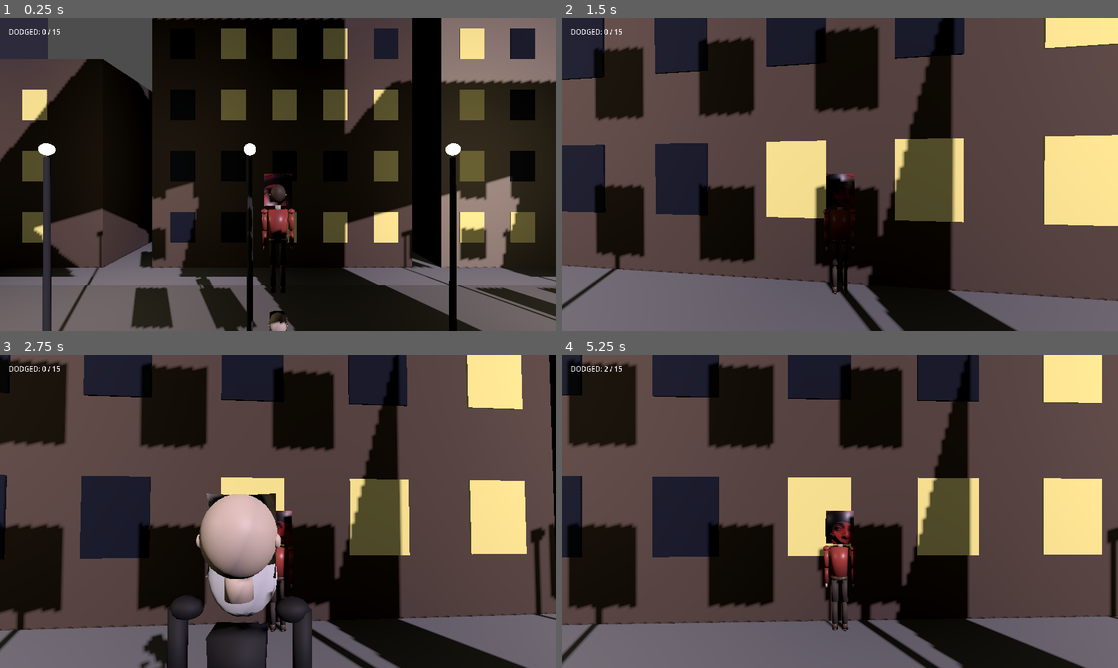
Above: before the commit, frames 1-4 (two rows, left to right).
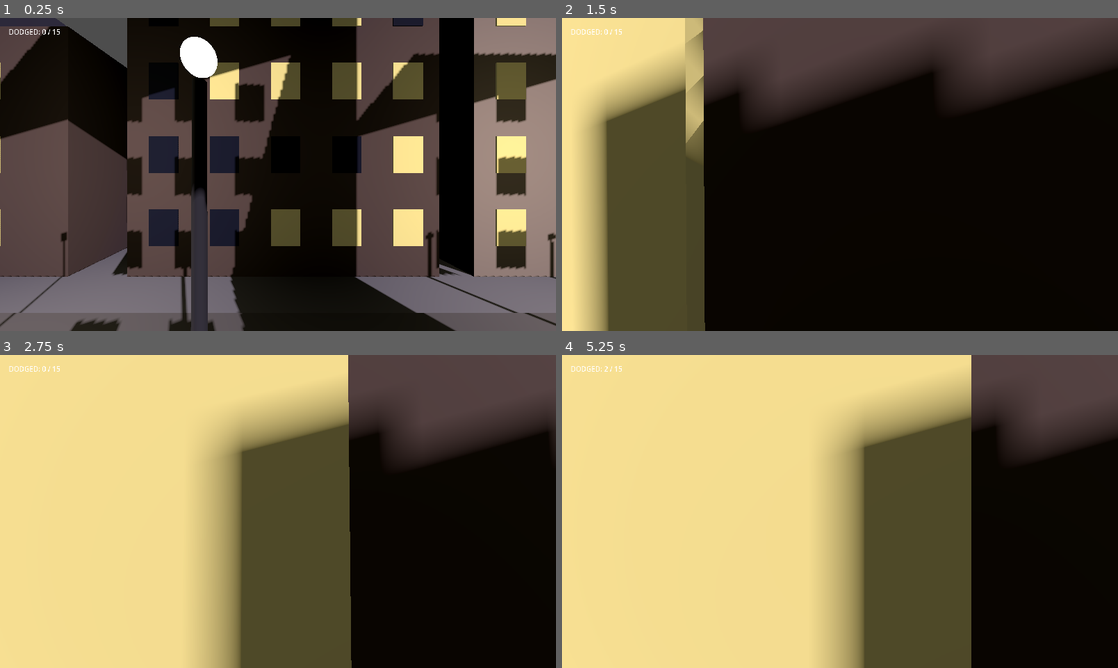
Above: after the commit, the same moments.

Repository: yuribeats/kid
Game: Godot game, scene res://scenes/main/main.tscn
Two runs of this game, one before a commit and one after it. Both use one fixed random seed, a clock stepped at 60 frames per second and the inputs below.
Inputs (mouse positions are in pixels of both pictures, inside the frame that each line leads up to):
- Up to frame 1 (0.25 s): no input
- Up to frame 2 (1.5 s): move the mouse to (867, 174) at 0.52 s; hold W (move_forward) from 0.53 s (still down); tap Shift (dash) at 0.6, 1.35 s; tap Space (jump) at 0.77 s; move the mouse to (812, 174) at 1.27 s
- Up to frame 3 (2.75 s): keep holding W (move_forward); tap Space (jump) at 1.52 s; move the mouse to (289, 505) at 2.02 s; tap Shift (dash) at 2.1 s
- Up to frame 4 (5.25 s): keep holding W (move_forward); move the mouse to (834, 517) at 2.77 s; tap Shift (dash) every 0.75 s from 2.85 to 5.1 s; tap Space (jump) at 3.02, 3.77, 4.52 s; move the mouse to (878, 514) at 3.52 s; move the mouse to (795, 508) at 4.27 s; move the mouse to (845, 511) at 5.02 s

The runs differ from the first frame. In frame 1, 58% of the frame differs, in the area x 0-100%, y 0-100%; in frame 2, 81%; in frame 3, 85%; in frame 4, 88%.

Commit message:
Switch to first person camera

Diff:
--- a/scenes/player/player.gd
+++ b/scenes/player/player.gd
@@ -98,8 +98,6 @@
 	if direction:
 		velocity.x = direction.x * current_speed
 		velocity.z = direction.z * current_speed
-		if model:
-			model.rotation.y = atan2(velocity.x, velocity.z)
 	else:
 		velocity.x = move_toward(velocity.x, 0, current_speed * 2)
 		velocity.z = move_toward(velocity.z, 0, current_speed * 2)
--- a/scenes/player/player.tscn
+++ b/scenes/player/player.tscn
@@ -15,10 +15,11 @@
 shape = SubResource("1")
 
 [node name="Model" parent="." instance=ExtResource("2")]
+visible = false
 
 [node name="CameraPivot" type="Node3D" parent="."]
-transform = Transform3D(1, 0, 0, 0, 1, 0, 0, 0, 1, 0, 1.6, 0)
+transform = Transform3D(1, 0, 0, 0, 1, 0, 0, 0, 1, 0, 1.7, 0)
 
 [node name="Camera3D" type="Camera3D" parent="CameraPivot"]
-transform = Transform3D(1, 0, 0, 0, 1, 0, 0, 0, 1, 0, 0.5, 4)
-fov = 70.0
+transform = Transform3D(1, 0, 0, 0, 1, 0, 0, 0, 1, 0, 0, 0)
+fov = 85.0
